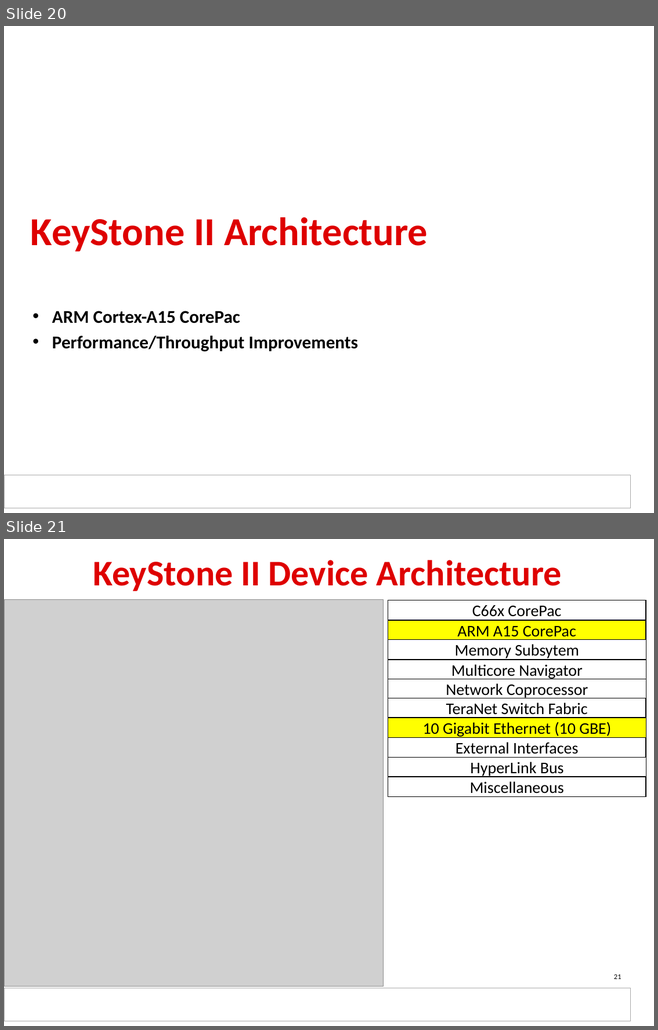
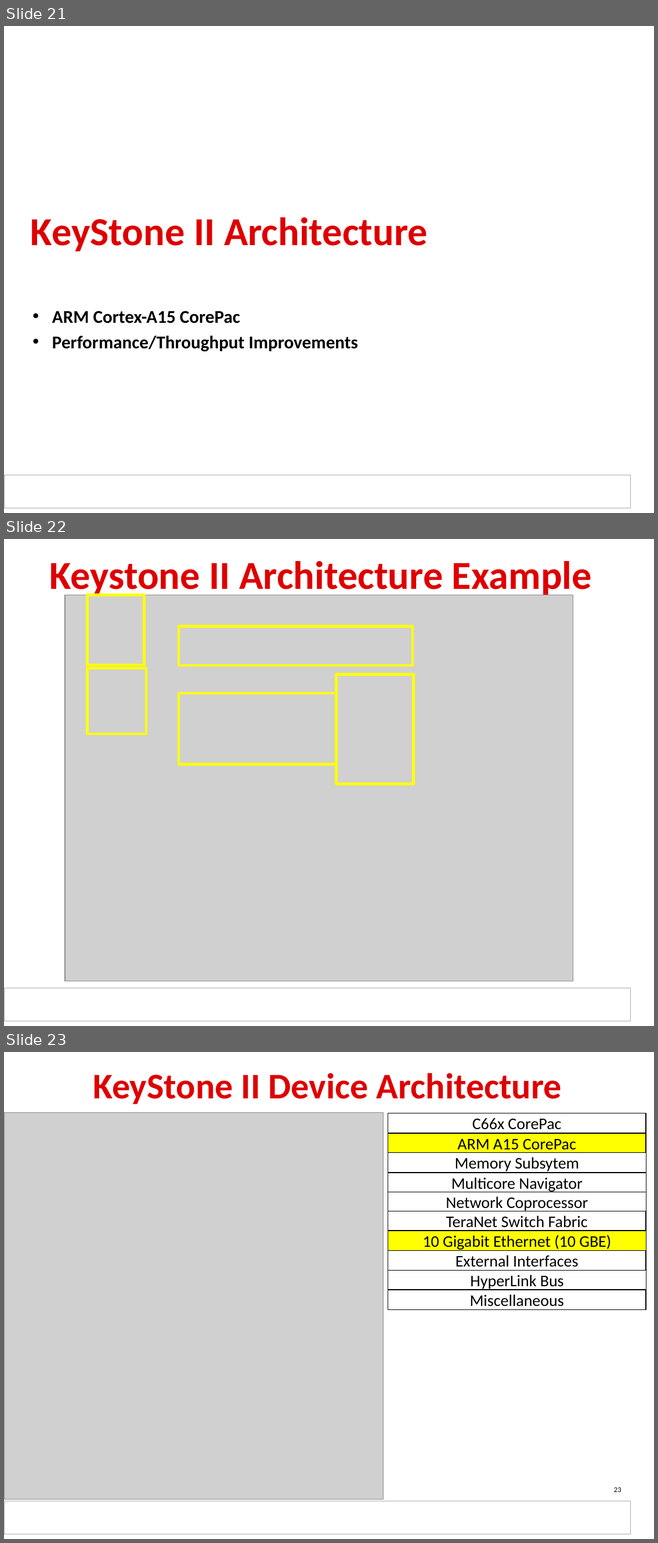
Before and after one commit to hari1989/keystone-workshop, a slide deck: slides/KeyStone SoC Architecture.pptx. Shown one above the other, each under a label of ours: slides 20 and 21 before the commit, slides 21, 22 and 23 after it. The pictures are 658x1030 and 658x1543 pixels, drawn with LibreOffice and Linux fonts; fonts in the diff are those of the drawing; grey boxes stand for pictures; background and template pictures are left out. Boxes give left, top, right and bottom in pixels: in the first picture for what was removed or moved away, otherwise in the second. Text is boxed around its words. In the diff, an @@ line names an element or a change of style, - is before the commit and + after.

```diff
--- a/slides/KeyStone SoC Architecture.pptx
+++ b/slides/KeyStone SoC Architecture.pptx
@@ slide 22 added at box(4, 539, 654, 1026), background #FFFFFF; not listed: 1 template element that a slide beside it also shows @@
@@ title added at box(49, 561, 592, 598), 44 pt, text #DE0000, bold @@
+Keystone II Architecture Example
@@ picture added at box(65, 595, 573, 982) @@
@@ rectangle added at box(87, 595, 144, 664), outline #FFFF00 3 pt @@
@@ rectangle added at box(179, 626, 412, 665), outline #FFFF00 3 pt @@
@@ rectangle added at box(87, 668, 146, 734), outline #FFFF00 3 pt @@
@@ rectangle added at box(336, 674, 413, 784), outline #FFFF00 3 pt @@
@@ rectangle added at box(179, 694, 336, 765), outline #FFFF00 3 pt @@
@@ what was slide 20 is now slide 21 @@
@@ what was slide 21 is now slide 23 @@
@@ page number at box(614, 1488, 621, 1492): text changed @@
-21
+23
```
Also in this commit, not shown: 14 slides changed, 2 other files.
